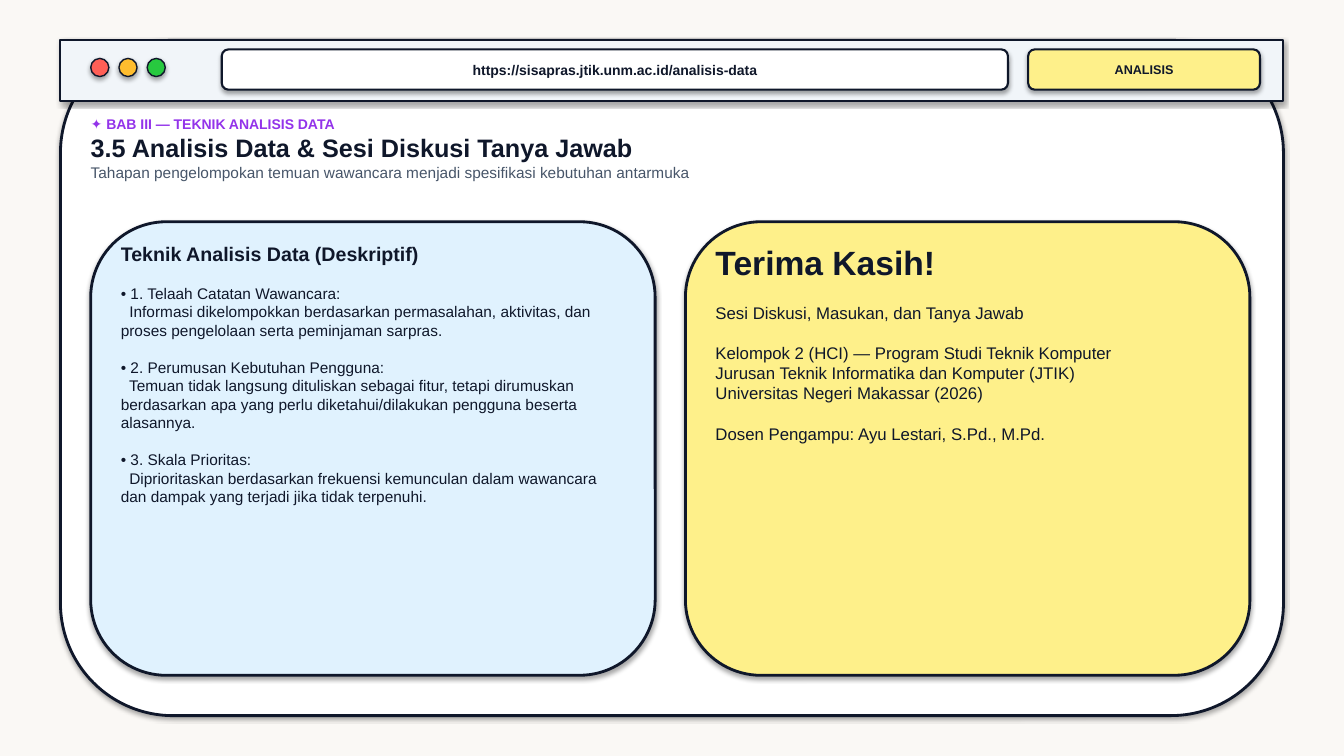
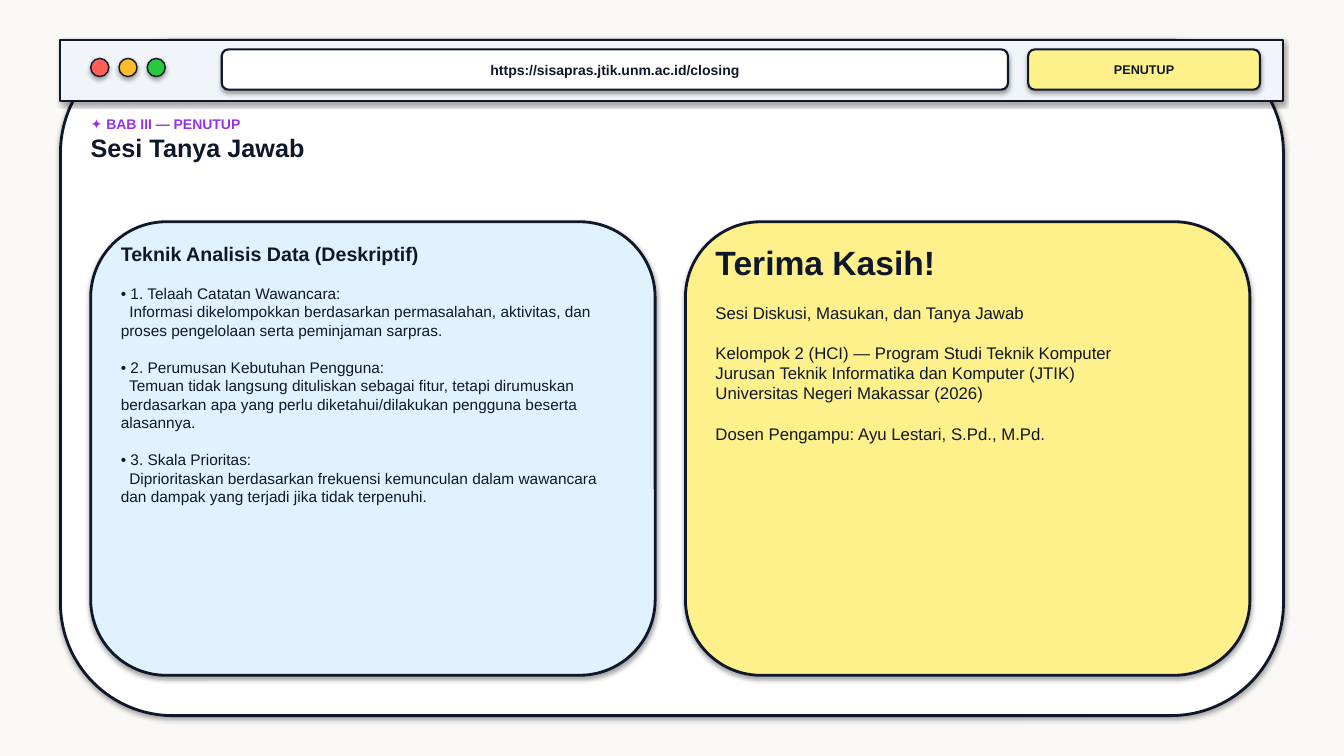
Before and after one commit to warnisaocha-rgb/si-sapras-jtik, a slide deck: slide 11 of Presentasi_UTS_SI-SAPRAS_JTIK_FotoWawancara.pptx. Drawn at 1344x756 pixels with LibreOffice and Linux fonts; fonts in the diff are those of the drawing. Boxes give left, top, right and bottom in pixels: in the first picture for what was removed or moved away, otherwise in the second. Text is boxed around its words. In the diff, an @@ line names an element or a change of style, - is before the commit and + after.

```diff
--- a/Presentasi_UTS_SI-SAPRAS_JTIK_FotoWawancara.pptx
+++ b/Presentasi_UTS_SI-SAPRAS_JTIK_FotoWawancara.pptx
@@ text in rounded rectangle at [490, 65, 739, 78]: text changed @@
-https://sisapras.jtik.unm.ac.id/analisis-data
+https://sisapras.jtik.unm.ac.id/closing
@@ text in rounded rectangle at [1114, 65, 1174, 74]: text changed @@
-ANALISIS
+PENUTUP
@@ text at [91, 119, 304, 163]: text changed; size 11 to 10 pt; text colour #475569 to #9333EA; bold on @@
-✦ BAB III — TEKNIK ANALISIS DATA
-3.5 Analisis Data & Sesi Diskusi Tanya Jawab
-Tahapan pengelompokan temuan wawancara menjadi spesifikasi kebutuhan antarmuka
+✦ BAB III — PENUTUP
+Sesi Tanya Jawab
```
Also in this commit, not shown: 2 other slides changed.
